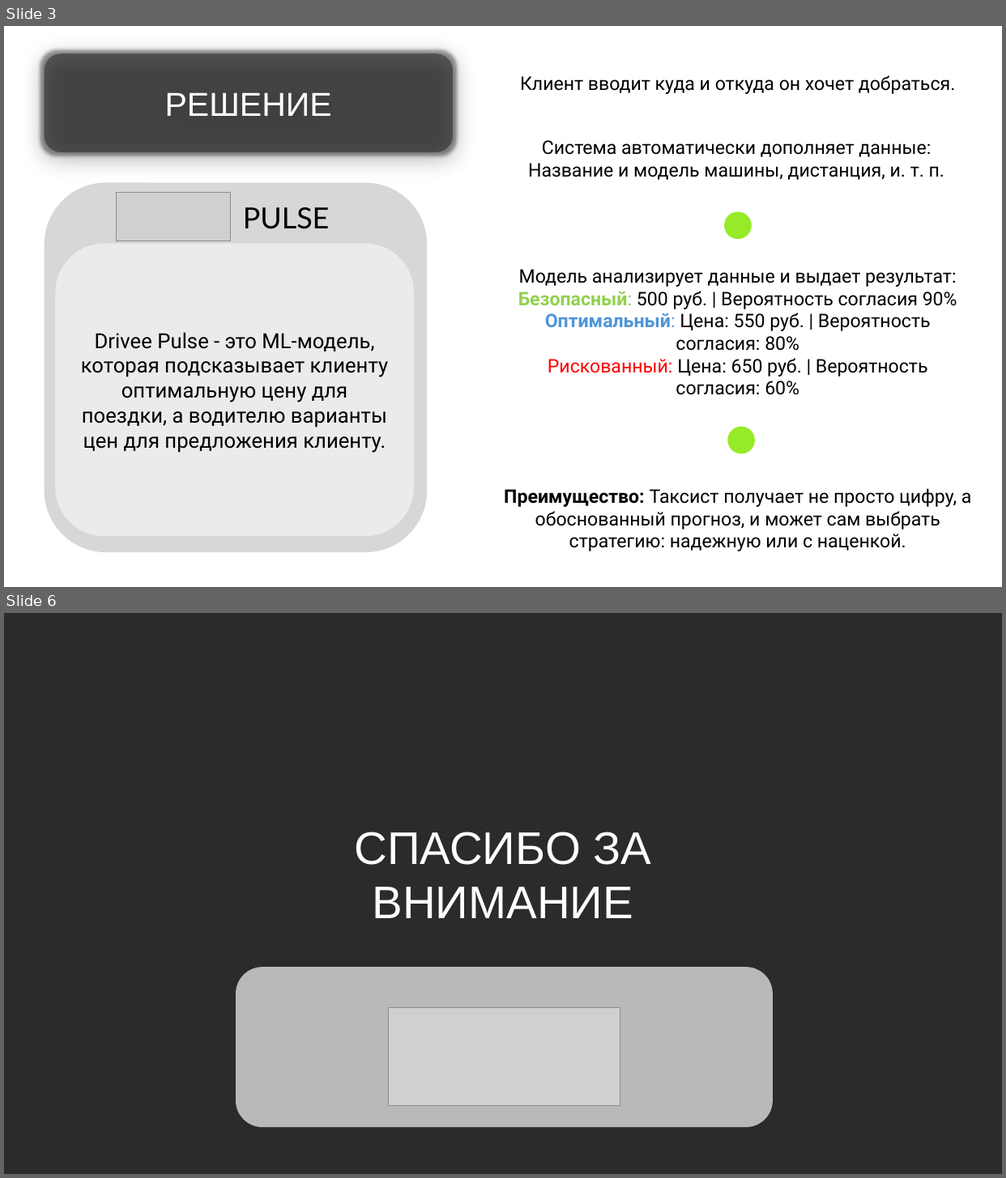
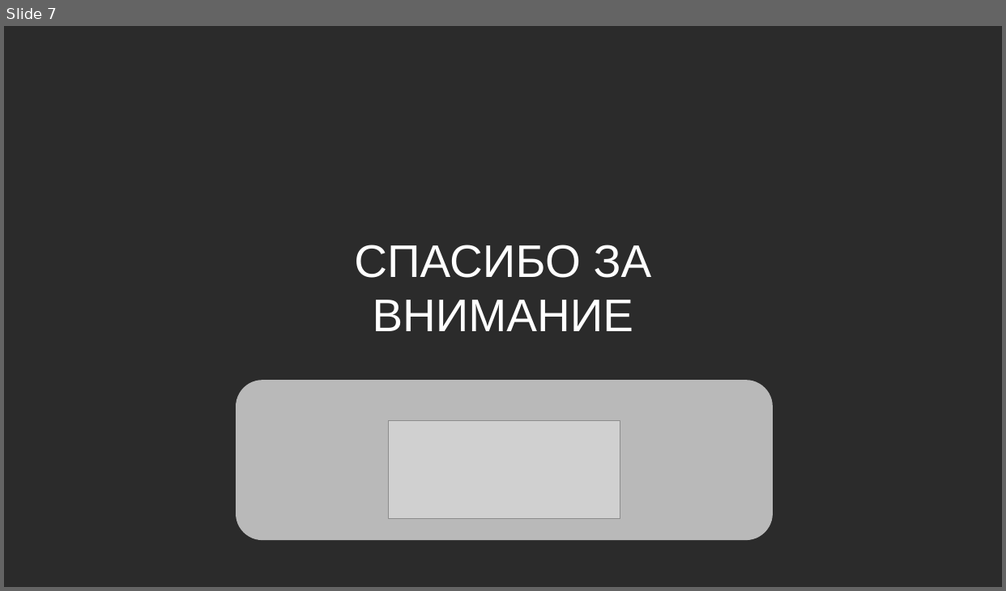
Before and after one commit to KlosHiHi/PITPM, a slide deck: pract/pract5/Презентация.pptx. Shown one above the other, each under a label of ours: slides 3 and 6 before the commit, slide 7 after it; the slides between them are not shown. The pictures are 1006x1178 and 1006x591 pixels, drawn with LibreOffice and Linux fonts; fonts in the diff are those of the drawing; grey boxes stand for pictures; background and template pictures are left out; a plain dark background stands for a picture behind light text. Boxes give left, top, right and bottom in pixels: in the first picture for what was removed or moved away, otherwise in the second. Text is boxed around its words. In the diff, an @@ line names an element or a change of style, - is before the commit and + after.

```diff
--- a/pract/pract5/Презентация.pptx
+++ b/pract/pract5/Презентация.pptx
@@ slide 3 removed at (4, 26, 1002, 587), background picture (left out) @@
@@ rounded rectangle removed at (44, 54, 454, 152) @@
-РЕШЕНИЕ
@@ text removed at (520, 75, 955, 94) @@
-Клиент вводит куда и откуда он хочет добраться.
@@ text removed at (528, 140, 944, 180) @@
-Система автоматически дополняет данные: Название и модель машины, дистанция, и. т. п.
@@ rounded rectangle removed at (44, 182, 427, 552) @@
@@ picture removed at (117, 193, 231, 241) @@
@@ text removed at (243, 207, 330, 229) @@
-PULSE
@@ ellipse removed at (724, 211, 752, 239) @@
@@ rounded rectangle removed at (56, 244, 414, 536) @@
-Drivee Pulse - это ML-модель, которая подсказывает клиенту оптимальную цену для поездки, а водителю варианты цен для предложения клиенту.
@@ text removed at (518, 269, 957, 395) @@
-Модель анализирует данные и выдает результат:
-Безопасный: 500 руб. | Вероятность согласия 90%
-Оптимальный: Цена: 550 руб. | Вероятность согласия: 80%
-Рискованный: Цена: 650 руб. | Вероятность согласия: 60%
@@ ellipse removed at (728, 426, 756, 454) @@
@@ text removed at (504, 489, 972, 552) @@
-Преимущество: Таксист получает не просто цифру, а обоснованный прогноз, и может сам выбрать стратегию: надежную или с наценкой.
@@ what was slide 6 is now slide 7 @@
```
Also in this commit, not shown: 1 slide changed, 5 slides added, 3 other slides removed, 1 other file.
